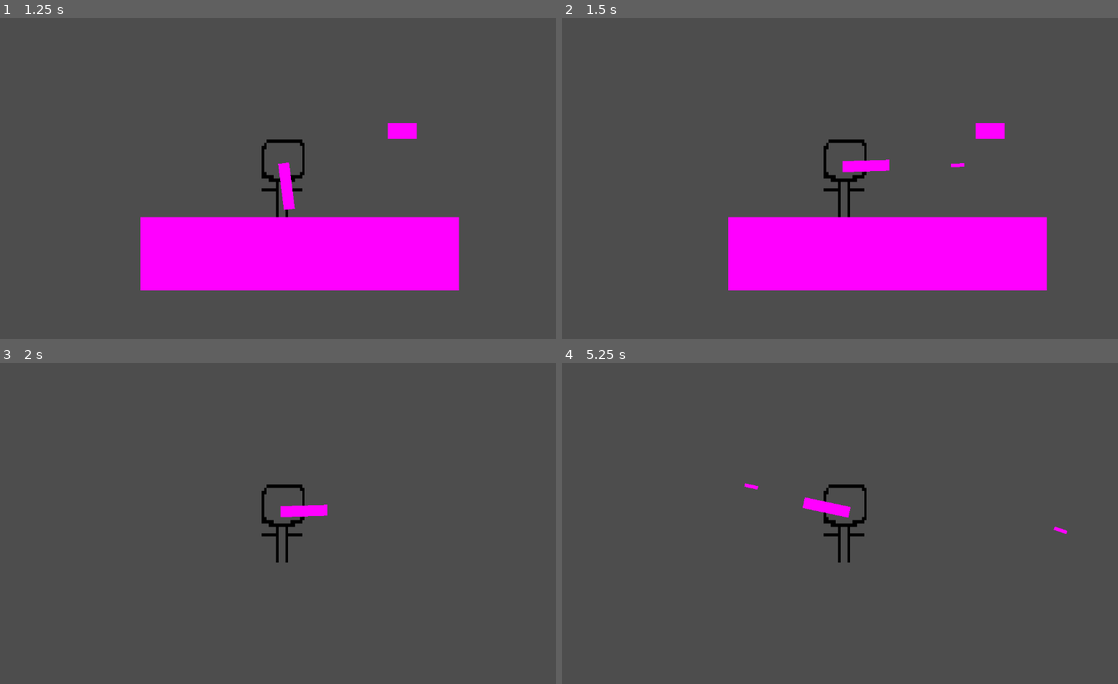
Above: before the commit, frames 1-4 (two rows, left to right).
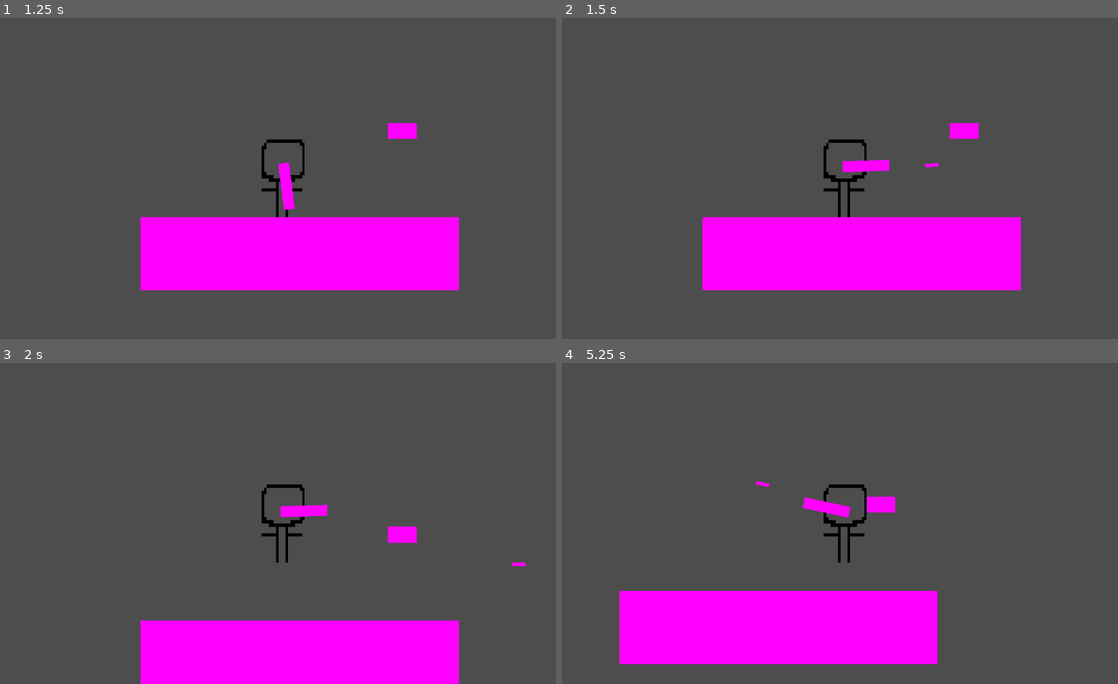
Above: after the commit, the same moments.

Repository: Sheep26/2DMultiplayerShooter
Game: Godot game, scene res://Scenes/MainMenu/MainMenu.tscn
Same seed, same stepped clock (60 frames per second), same inputs: the game is played once before the commit and once after it.
Inputs (mouse positions are in pixels of both pictures, inside the frame that each line leads up to):
- Up to frame 1 (1.25 s): click "Singleplayer" at 0.5 s
- Up to frame 2 (1.5 s): tap Enter at 1.25 s; move the mouse to (973, 162) at 1.27 s; hold Right (right) from 1.28 s (still down); click (973, 162) at 1.35 s
- Up to frame 3 (2 s): keep holding Right (right); tap W (jump) at 1.52 s
- Up to frame 4 (5.25 s): move the mouse to (734, 539) at 2.02 s; tap E (dash) at 2.1, 4.35 s; tap W (jump) at 2.27, 3.77, 4.52 s; click (734, 539) at 2.3 s; move the mouse to (906, 452) at 2.77 s; release Right (right) at 2.78 s; hold Left (left) 2.78-3.53 s; click (906, 452) at 2.85 s; move the mouse to (817, 587) at 3.52 s; hold Right (right) 3.53-5.03 s; click (817, 587) at 3.6 s; move the mouse to (1017, 571) at 4.27 s; click (1017, 571) at 4.55 s; tap Space at 5 s; move the mouse to (673, 475) at 5.02 s; hold Left (left) from 5.03 s (still down); click (673, 475) at 5.1 s

Frame 1 is identical in both runs. In frame 2, 2.7% of the frame differs, in the area x 25-88%, y 32-85%; in frame 3, 12%; in frame 4, 14%, in the area x 10-91%, y 36-94%.

Commit message:
e

Diff:
--- a/Scenes/Levels/Level1.tscn
+++ b/Scenes/Levels/Level1.tscn
@@ -26,4 +26,3 @@
 [node name="MovingPlatform" parent="." instance=ExtResource("2_y0v4r")]
 position = Vector2(769, 140)
 scale = Vector2(0.05, 0.05)
-speed = 10
--- a/Scripts/Gun.gd
+++ b/Scripts/Gun.gd
@@ -1,5 +1,5 @@
 extends Node2D
-const KNOCKBACK_STRENGTH = 200
+const KNOCKBACK_STRENGTH = 400
 var current_bullets = []
 @onready var bullet = preload("res://Objects/Bullet.tscn")
 
@@ -11,7 +11,7 @@
 	var rotationToVector2 = Vector2(cos(rotation), sin(rotation))
 	rotate(get_angle_to(get_global_mouse_position()))
 	if Input.is_action_just_pressed("fire"):
-		get_parent().velocity = -(rotationToVector2 * KNOCKBACK_STRENGTH)
+		get_parent().velocity.y = -(rotationToVector2.y * KNOCKBACK_STRENGTH)
 		var bullet_instantiated = bullet.instantiate()
 		bullet_instantiated.rotation = rotation
 		bullet_instantiated.position = position + get_parent().position + rotationToVector2 * 94
--- a/Scripts/MovingPlatform.gd
+++ b/Scripts/MovingPlatform.gd
@@ -1,14 +1,14 @@
 extends StaticBody2D
 
-@export var speed:int
-@export var addX:int
-@export var addY:int
-var startX:int
-var startY:int
+@export var speed:float
+@export var addX:float
+@export var addY:float
+var startX:float
+var startY:float
 
 func _ready():
 	startX = position.x
 	startY = position.y
 
-func _process(delta):
+func _process(_delta):
 	pass
